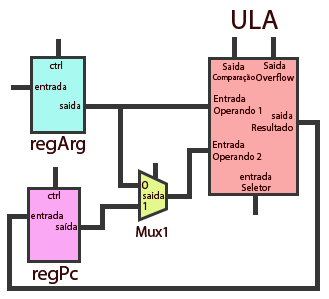
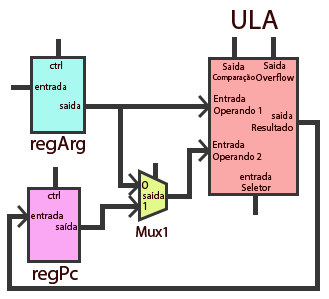
Layered file, before and after one edit (329×299). Changes by layer:
added layer "Layer 5" above "Layer 4" over [17, 205, 27, 228]
added layer "Layer 4" above "Layer 3" over [128, 173, 138, 196]
added layer "Layer 3" above "Layer 2" over [128, 195, 138, 218]
added layer "Layer 2" above "Layer 1" over [198, 139, 208, 162]
added layer "Layer 1" above "Shape 8" over [198, 95, 208, 118]
